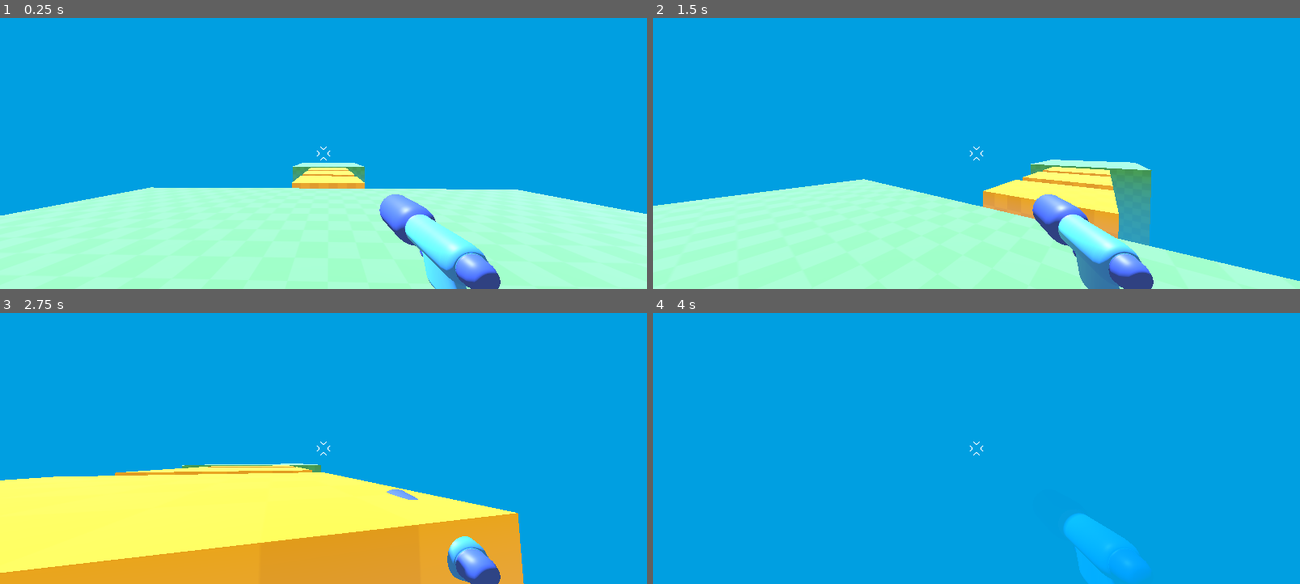
Above: before the commit, frames 1-4 (two rows, left to right).
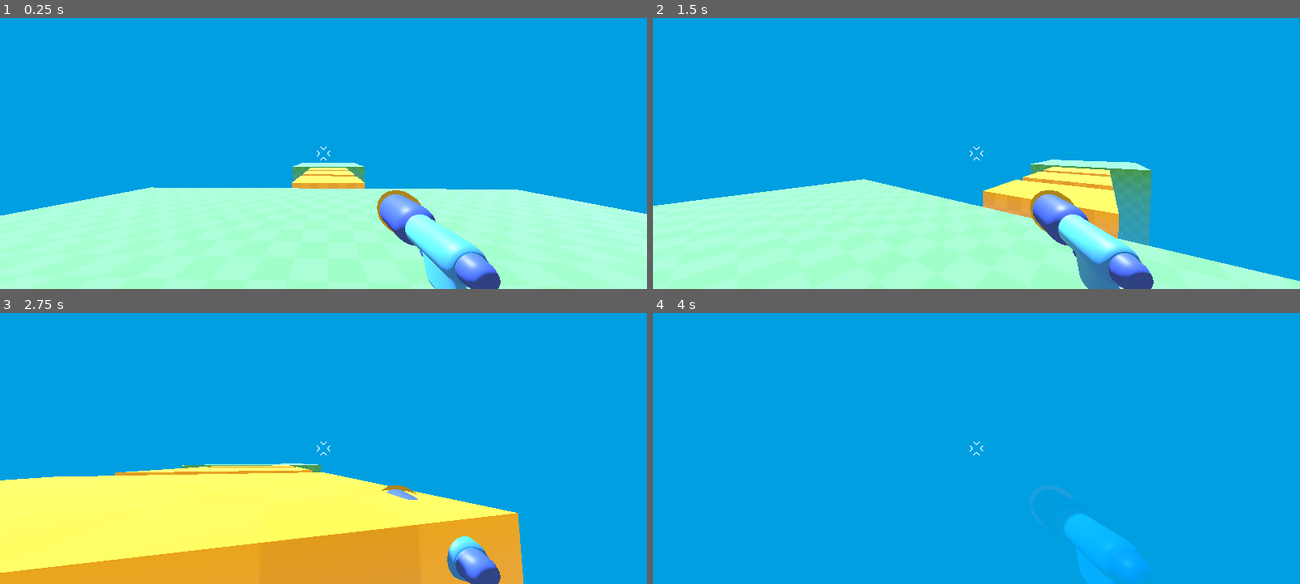
Above: after the commit, the same moments.

Repository: aloepker/first-practice-3d-game-project
Game: Godot game, scene res://level/temporary_level.tscn
Same seed, same stepped clock (60 frames per second), same inputs: the game is played once before the commit and once after it.
Inputs (mouse positions are in pixels of both pictures, inside the frame that each line leads up to):
- Up to frame 1 (0.25 s): no input
- Up to frame 2 (1.5 s): tap Enter at 0.5 s; move the mouse to (1008, 153) at 0.52 s; hold W (move_forward) from 0.53 s (still down); tap Space (jump) at 0.77 s; move the mouse to (944, 153) at 1.27 s
- Up to frame 3 (2.75 s): keep holding W (move_forward); tap Space (jump) at 1.52 s; move the mouse to (336, 443) at 2.02 s
- Up to frame 4 (4 s): keep holding W (move_forward); move the mouse to (970, 453) at 2.77 s; tap Space (jump) at 3.02, 3.77 s; move the mouse to (1021, 451) at 3.52 s

The runs differ from the first frame. In frame 1, 0.1% of the frame differs, in the area x 58-66%, y 63-80%; in frame 2, 0.2%; in frame 3, less than 0.1%; in frame 4, 0.2%.

Commit message:
attached bullet spawnpoint to the gun

Diff:
--- /dev/null
+++ b/player/bullet_3d.gd
@@ -0,0 +1 @@
+extends Area3D
--- a/player/bullet_3d.tscn
+++ b/player/bullet_3d.tscn
@@ -8,6 +8,8 @@
 [node name="Bullet3D" type="Area3D" unique_id=1474267993]
 
 [node name="CollisionShape3D" type="CollisionShape3D" parent="." unique_id=911497730]
+transform = Transform3D(0.5, 0, 0, 0, 0.5, 0, 0, 0, 0.5, 0, 0, 0)
 shape = SubResource("SphereShape3D_0ox0n")
 
 [node name="projectile3D" parent="." unique_id=1529449080 instance=ExtResource("1_kixxk")]
+transform = Transform3D(-2.1855694e-08, 0, 0.5, 0, 0.5, 0, -0.5, 0, -2.1855694e-08, 0, 0, 0)
--- a/player/player.tscn
+++ b/player/player.tscn
@@ -3,6 +3,7 @@
 [ext_resource type="PackedScene" uid="uid://k1odr8a35n14" path="res://player/simple_gun/gun_model.glb" id="1_oul6g"]
 [ext_resource type="Script" uid="uid://qxb65hlqpxtb" path="res://player/player.gd" id="1_rkbax"]
 [ext_resource type="Texture2D" uid="uid://3mbehoxhni3l" path="res://player/reticle.png" id="3_g1dw6"]
+[ext_resource type="PackedScene" uid="uid://cov8h4rq1ngy1" path="res://player/bullet_3d.tscn" id="3_yw30f"]
 
 [sub_resource type="CapsuleShape3D" id="CapsuleShape3D_fdjtx"]
 
@@ -21,6 +22,12 @@
 unique_name_in_owner = true
 transform = Transform3D(-0.37, 0, 1.13246855e-07, 0, 0.364, 0, -5.5868448e-08, 0, -0.75, 0.5, -0.4, -0.853)
 
+[node name="Marker3D" type="Marker3D" parent="Camera3D" unique_id=1791699737]
+transform = Transform3D(1, 0, 0, 0, 1, 0, 0, 0, 1, 0.50497377, -0.3778869, -1.1528169)
+
+[node name="Bullet3D" parent="Camera3D/Marker3D" unique_id=1474267993 instance=ExtResource("3_yw30f")]
+transform = Transform3D(1, 0, 0, 0, 1, 0, 0, 0, 1, 0, -0.007899523, -0.05786729)
+
 [node name="Reticle" type="TextureRect" parent="." unique_id=351028195]
 anchors_preset = 8
 anchor_left = 0.5
Not shown, added: player/bullet_3d.gd.uid
